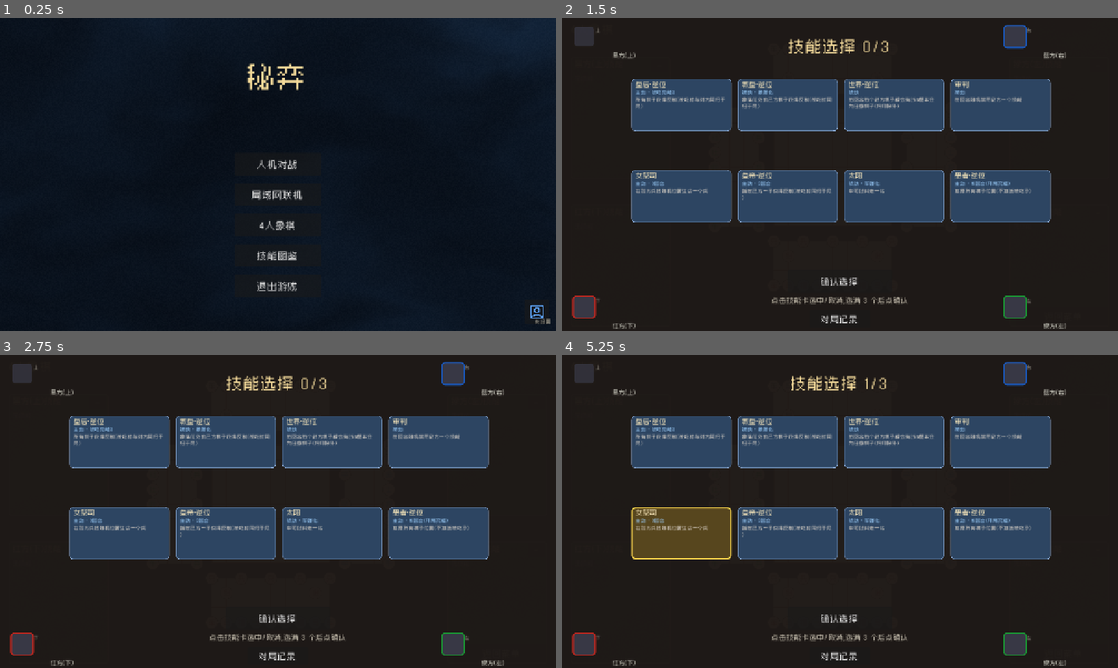
Above: before the commit, frames 1-4 (two rows, left to right).
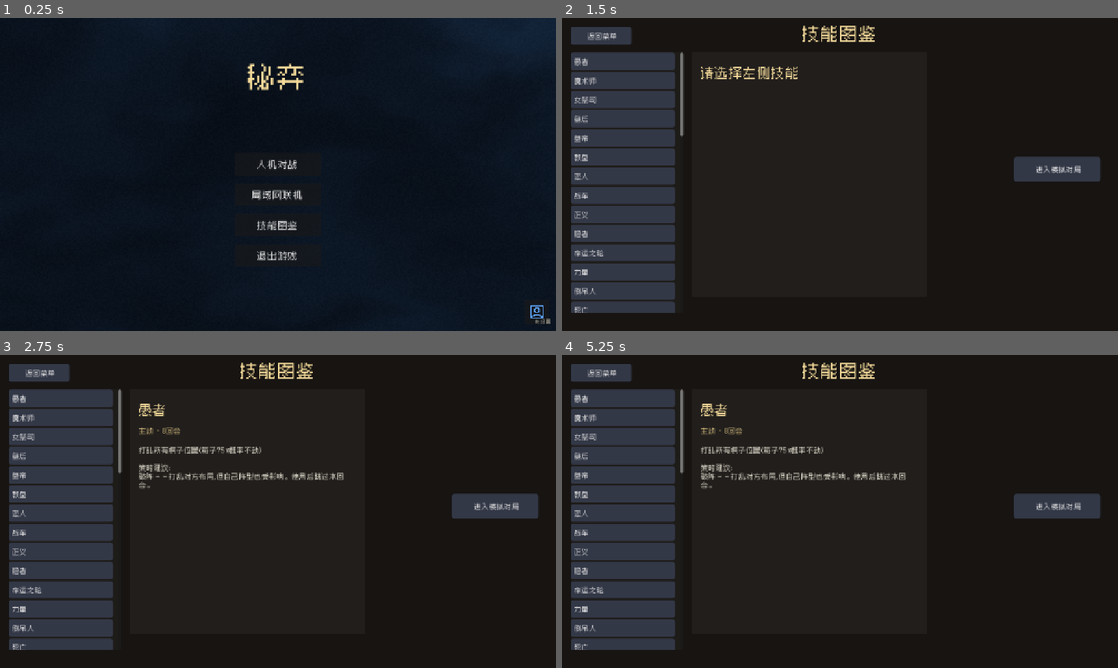
Above: after the commit, the same moments.

Repository: Lurongshika/ChessGame
Game: Godot game, scene res://scenes/main.tscn
The game is run twice, just before and just after one commit, with the same random seed, the same clock (stepped at 60 frames per second) and the same inputs.
Inputs (mouse positions are in pixels of both pictures, inside the frame that each line leads up to):
- Up to frame 1 (0.25 s): no input
- Up to frame 2 (1.5 s): click (840, 224) at 0.5 s, where only the run before the commit has a clickable "4人象棋"; click (1056, 168) at 1.25 s, where only the run after the commit has a clickable "进入模拟对局"
- Up to frame 3 (2.75 s): click (100, 401) at 2 s, where only the run before the commit has a clickable "—"
- Up to frame 4 (5.25 s): click "返回菜单" at 2.75 s; click "返回菜单" (after the commit: "技能图鉴") at 3.5 s; click (662, 549) at 4.25 s, where only the run before the commit has a clickable "—"; click "返回菜单" (after the commit: "愚者") at 5 s

The runs differ from the first frame. In frame 1, 0.4% of the frame differs, in the area x 46-54%, y 64-88%; in frame 2, 40%; in frame 3, 40%, in the area x 1-97%, y 2-100%; in frame 4, 40%.

Commit message:
8色/后显示修复/去4人按钮/断线重连/头像偏好优化

Diff:
--- a/global.gd
+++ b/global.gd
@@ -15,12 +15,11 @@
 var from_lobby := false     # 是否从等候大厅进入对局(复用大厅连接)
 
 # 16 种棋子颜色预设(大厅选色板与对局棋子共用)
-# 12 种颜色:去掉接近棋盘木色(黄/棕)/黑方棋子/白底的颜色,保证辨识度
+# 8 种颜色:红蓝绿紫粉青黑橙(黑=黑方棋子色,用于玩家区分)
 const COLORS16 := [
-	Color(0.75, 0.15, 0.12), Color(0.1, 0.35, 0.75), Color(0.1, 0.6, 0.2),
-	Color(0.6, 0.2, 0.7), Color(0.95, 0.3, 0.6), Color(0.1, 0.8, 0.85),
-	Color(0.5, 0.5, 0.5), Color(0.95, 0.3, 0.2), Color(0.2, 0.3, 0.8),
-	Color(0.4, 0.9, 0.5), Color(0.9, 0.2, 0.4), Color(0.95, 0.6, 0.1),
+	Color(0.78, 0.15, 0.12), Color(0.1, 0.35, 0.78), Color(0.1, 0.62, 0.2),
+	Color(0.62, 0.2, 0.72), Color(0.95, 0.3, 0.62), Color(0.1, 0.82, 0.85),
+	Color(0.2, 0.18, 0.16), Color(0.95, 0.6, 0.1),
 ]
 
 
--- a/scripts/game.gd
+++ b/scripts/game.gd
@@ -106,6 +106,10 @@
 var four_side_to_peer := {}   # 联机四人:side -> peer_id(host 用)
 var _four_draft_started := false
 var _four_ready_done := {}    # 联机四人:已发 client_ready 的 pid
+var _reconnecting := false    # 断线重连中
+var _four_side_absent := {}  # 四人主机:断线待重连的 side -> true
+var _reconnect_timer := 0.0
+var _reconnect_interval := 2.0
 
 # --- 网络 ---
 
@@ -1069,6 +1073,25 @@
 	if not multiplayer.is_server():
 		return
 	var pid := multiplayer.get_remote_sender_id()
+	# 对局已开始:客户端重连,重发完整状态并关联席位
+	if _four_draft_started and phase == Phase.PLAY:
+		_four_ready_done[pid] = true
+		# 把重连 pid 关联到空缺席位(若无空缺则匹配原 pid)
+		var assigned := false
+		for side in _four_side_absent:
+			if _four_side_absent[side]:
+				four_side_to_peer[side] = pid
+				_four_side_absent[side] = false
+				assigned = true
+				print("NET4: client RECONNECT pid=", pid, " -> side ", side)
+				break
+		if not assigned:
+			for side in four_side_to_peer:
+				if int(Global.lobby_players.get(side, {}).get("pid", -1)) == pid:
+					print("NET4: client RECONNECT same pid=", pid, " side=", side)
+					break
+		sync_state4.rpc_id(pid, _state_to_data4())
+		return
 	if _four_ready_done.has(pid):
 		return
 	_four_ready_done[pid] = true
@@ -1357,6 +1380,22 @@
 	print("NET: host ready on port ", Global.port)
 
 
+# 断线重连:重新建立连接
+func _try_reconnect() -> void:
+	if multiplayer.multiplayer_peer != null:
+		return
+	print("NET: retrying connection to ", Global.server_ip, ":", Global.port)
+	var peer := ENetMultiplayerPeer.new()
+	var err := peer.create_client(Global.server_ip, Global.port)
+	if err != OK:
+		status_label.text = "重连失败,将再次尝试..."
+		return
+	multiplayer.multiplayer_peer = peer
+	multiplayer.connected_to_server.connect(_on_connected_to_server)
+	multiplayer.connection_failed.connect(_on_connection_failed)
+	multiplayer.server_disconnected.connect(_on_peer_disconnected)
+
+
 func _setup_client() -> void:
 	print("NET: creating client peer...")
 	# 清理上次联机的 peer(回菜单再加入时旧连接不会残留)
@@ -1378,6 +1417,14 @@
 
 func _on_connected_to_server() -> void:
 	print("NET: client connected to server, waiting for perks")
+	if _reconnecting:
+		_reconnecting = false
+		# 重连成功:重新握手(四人)或等待主机重发状态
+		if four_mode:
+			client_ready4.rpc_id(1)
+			send_profile.rpc_id(1, Profile.to_net_data())
+			status_label.text = "已重连,等待同步..."
+		return
 	# 把自己的用户资料发给主机
 	send_profile.rpc_id(1, Profile.to_net_data())
 	# 技能模式:等待主机(红方)先选完技能
@@ -1422,8 +1469,21 @@
 		call_deferred("_auto_pick_host")
 
 
-func _on_peer_disconnected(_id: int) -> void:
-	print("NET: peer disconnected")
+func _on_peer_disconnected(id: int) -> void:
+	print("NET: peer disconnected pid=", id)
+	# 四人联机客户端断线:自动重连
+	if four_mode and net_role == "client" and phase == Phase.PLAY and winner4 < 0:
+		_reconnecting = true
+		_reconnect_timer = 0.0
+		status_label.text = "连接断开,正在重连..."
+		return
+	# 四人主机:标记断线席位(保留,等待重连;不判负)
+	if four_mode and net_role == "host" and phase == Phase.PLAY:
+		for side in four_side_to_peer:
+			if four_side_to_peer[side] == id:
+				_four_side_absent[side] = true
+				_show_status4("%s 掉线,等待重连..." % SIDE_NAMES4[side])
+				return
 	status_label.text = "对方已断开连接"
 	if phase != Phase.OVER:
 		phase = Phase.OVER
@@ -3077,6 +3137,12 @@
 	# 轮到走子:头像框高亮发光(正弦脉动)
 	_glow_time += delta
 	_update_badge_glow()
+	# 断线重连:定时尝试
+	if _reconnecting:
+		_reconnect_timer += delta
+		if _reconnect_timer >= _reconnect_interval:
+			_reconnect_timer = 0.0
+			_try_reconnect()
 	# 四人:技能提示显示 1 秒后恢复回合显示
 	if four_mode and status_label != null and _status4_until > 0.0:
 		if Time.get_ticks_msec() / 1000.0 >= _status4_until:
--- a/scripts/main_menu.gd
+++ b/scripts/main_menu.gd
@@ -30,21 +30,12 @@
 	add_child(btn3)
 	menu_btns.append(btn3)
 
-	var btn45 := _button("4人象棋", Vector2(540, 450))
-	btn45.pressed.connect(func():
-		Global.game_mode = "four"
-		Global.net_role = "local"
-		get_tree().change_scene_to_file("res://scenes/game.tscn")
-	)
-	add_child(btn45)
-	menu_btns.append(btn45)
-
-	var btn4 := _button("技能图鉴", Vector2(540, 520))
+	var btn4 := _button("技能图鉴", Vector2(540, 450))
 	btn4.pressed.connect(func(): get_tree().change_scene_to_file("res://scenes/manual.tscn"))
 	add_child(btn4)
 	menu_btns.append(btn4)
 
-	var btn5 := _button("退出游戏", Vector2(540, 590))
+	var btn5 := _button("退出游戏", Vector2(540, 520))
 	btn5.pressed.connect(func(): get_tree().quit())
 	add_child(btn5)
 	menu_btns.append(btn5)
